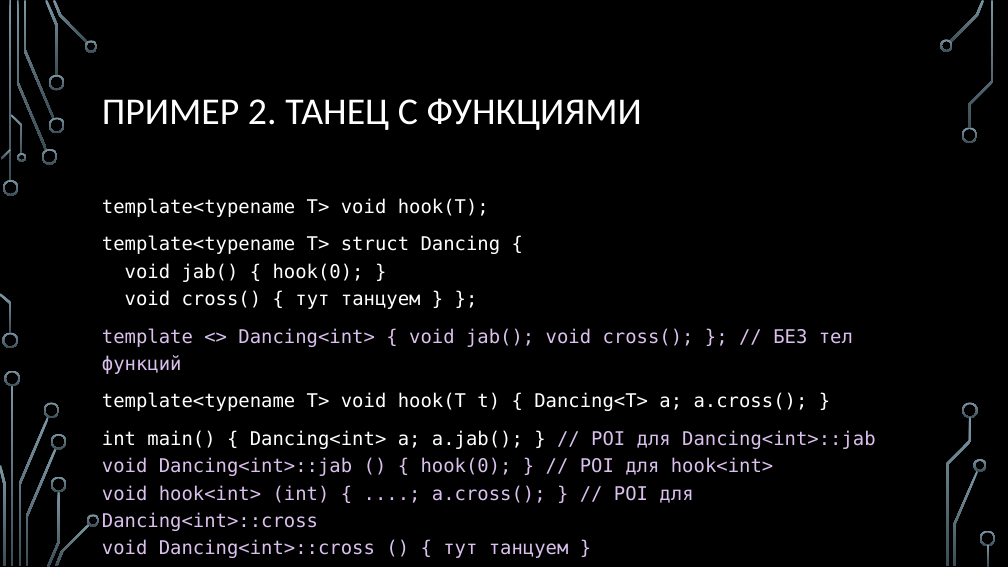
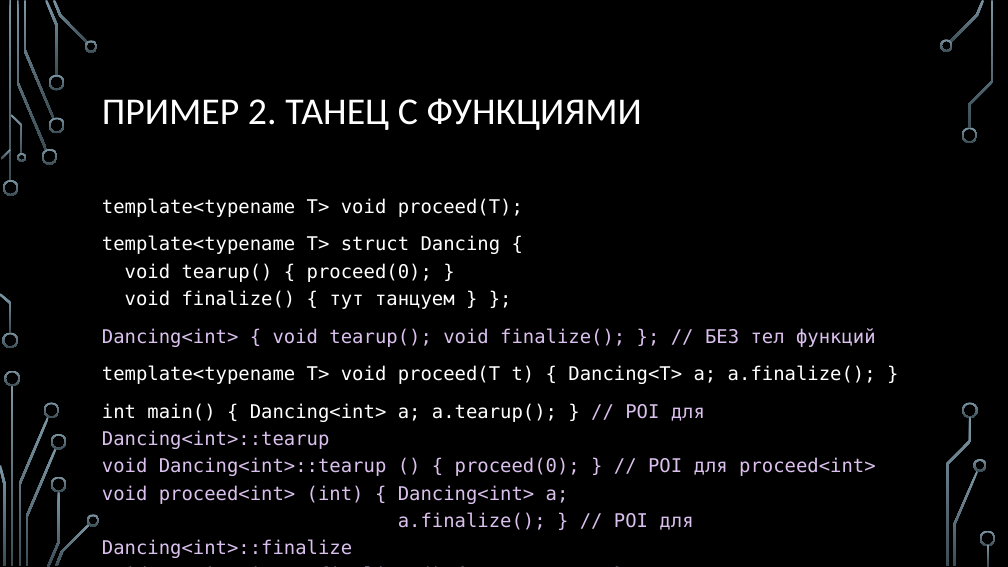
Before and after one commit to MIPT-ILab/cpp-lects-rus, a slide deck: slide 30 of slides/lec2-8-sfinae.pptx (slide 32 before the commit). Drawn at 1008x567 pixels with LibreOffice and Linux fonts; fonts in the diff are those of the drawing; background and template pictures are left out. Boxes give left, top, right and bottom in pixels: in the first picture for what was removed or moved away, otherwise in the second. Text is boxed around its words. In the diff, an @@ line names an element or a change of style, - is before the commit and + after.

```diff
--- a/slides/lec2-8-sfinae.pptx
+++ b/slides/lec2-8-sfinae.pptx
@@ text at <box>102,198,876,530</box>: text changed @@
-template<typename T> void hook(T);
-template<typename T> struct Dancing {
-void jab() { hook(0); }
-void cross() { тут танцуем } };
-template <> Dancing<int> { void jab(); void cross(); }; // БЕЗ тел функций
-template<typename T> void hook(T t) { Dancing<T> a; a.cross(); }
-int main() { Dancing<int> a; a.jab(); } // POI для Dancing<int>::jab
-void Dancing<int>::jab () { hook(0); } // POI для hook<int>
-void hook<int> (int) { ....; a.cross(); } // POI для Dancing<int>::cross
-void Dancing<int>::cross () { тут танцуем }
+template<typename T> void proceed(T);
+template<typename T> struct Dancing {
+void tearup() { proceed(0); }
+void finalize() { тут танцуем } };
+Dancing<int> { void tearup(); void finalize(); }; // БЕЗ тел функций
+template<typename T> void proceed(T t) { Dancing<T> a; a.finalize(); }
+int main() { Dancing<int> a; a.tearup(); } // POI для Dancing<int>::tearup
+void Dancing<int>::tearup () { proceed(0); } // POI для proceed<int>
+void proceed<int> (int) { Dancing<int> a;
+a.finalize(); } // POI для Dancing<int>::finalize
+void Dancing<int>::finalize () { тут танцуем }
```
Also in this commit, not shown: 21 other slides changed, 7 slides added, 12 other files.
